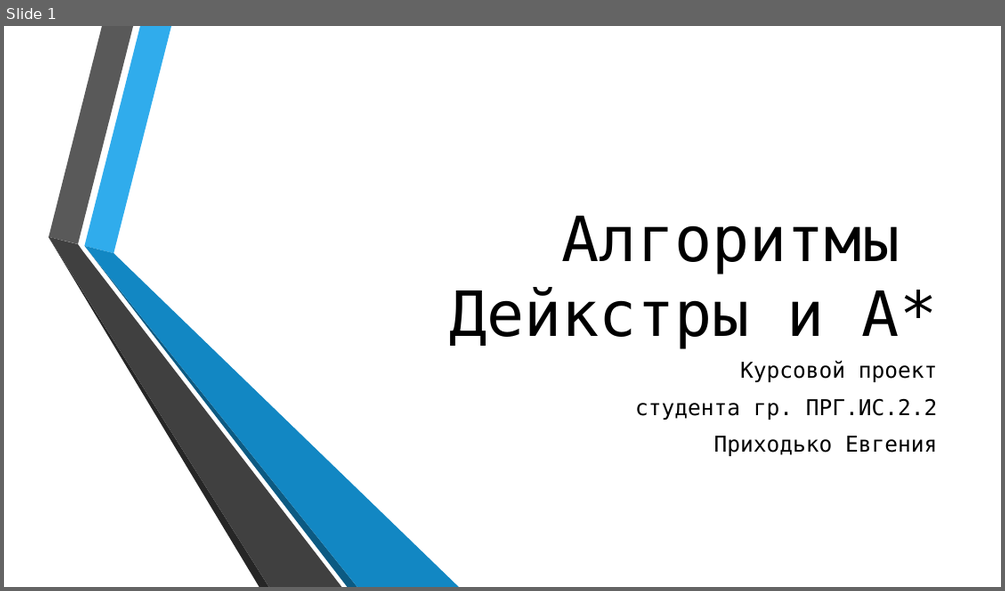
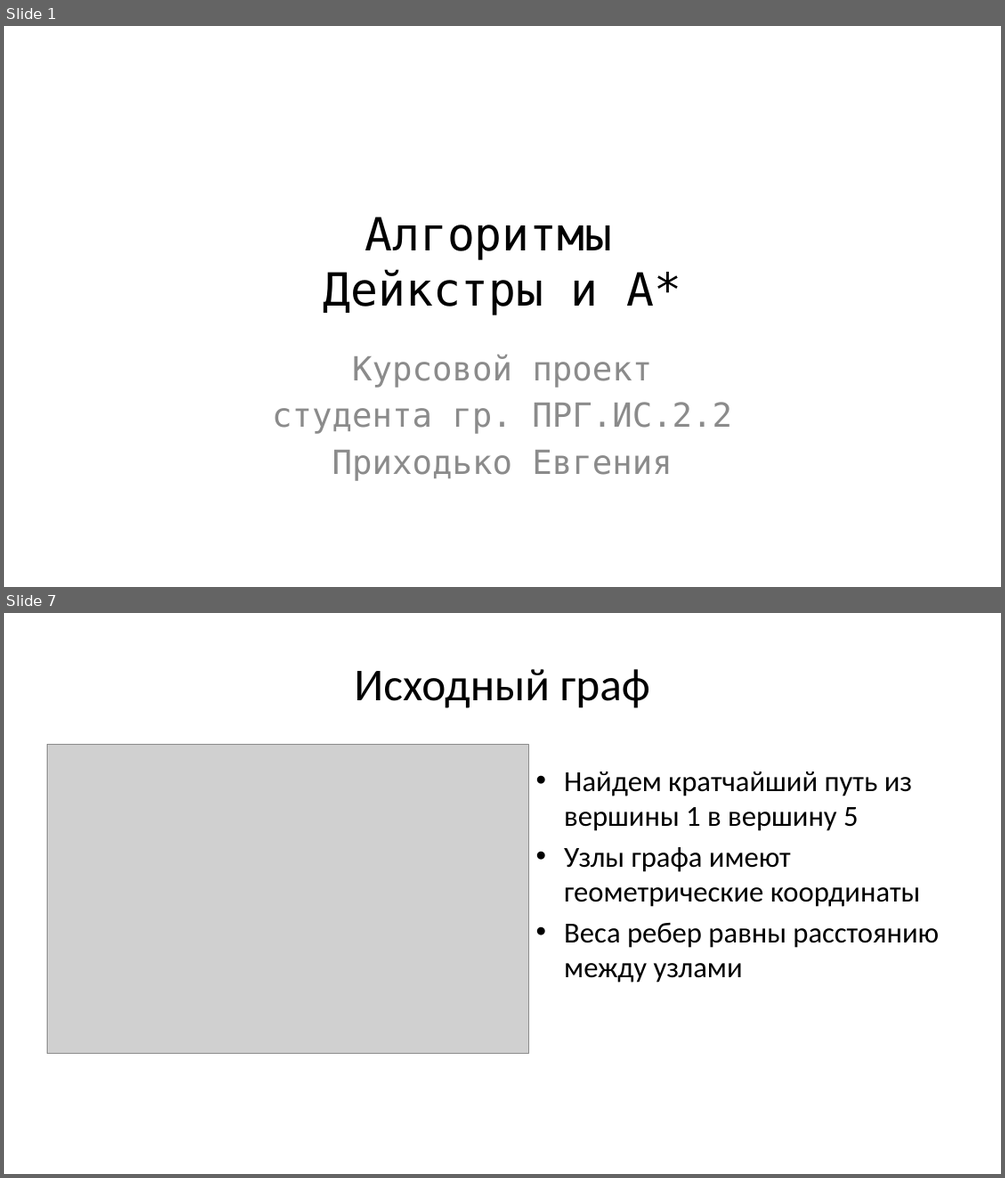
Before and after one commit to Fck-r-sns/Dijkstra-vs-AStar, a slide deck: Презентация.pptx. Shown one above the other, each under a label of ours: slide 1 before the commit, slides 1 and 7 after it; the slides between them are not shown. The pictures are 1005x591 and 1005x1178 pixels, drawn with LibreOffice and Linux fonts; fonts in the diff are those of the drawing; grey boxes stand for pictures; background and template pictures are left out. Boxes give left, top, right and bottom in pixels: in the first picture for what was removed or moved away, otherwise in the second. Text is boxed around its words. In the diff, an @@ line names an element or a change of style, - is before the commit and + after.

```diff
--- a/Презентация.pptx
+++ b/Презентация.pptx
@@ slide 7 added at box(4, 613, 1001, 1174), background #FFFFFF @@
@@ title added at box(354, 669, 650, 708), 44 pt, text #000000 @@
+Исходный граф
@@ picture added at box(48, 744, 528, 1054) @@
@@ text added at box(564, 771, 938, 982), 28 pt, text #000000 @@
+• Найдем кратчайший путь из вершины 1 в вершину 5
+• Узлы графа имеют геометрические координаты
+• Веса ребер равны расстоянию между узлами
@@ slide 1 changed as well @@
@@ title "Алгоритмы Дейкстры и A*": place and size @@
-title "Алгоритмы Дейкстры и A*" at box(449, 216, 937, 349)
+title "Алгоритмы Дейкстры и A*" at box(324, 216, 681, 315)
@@ title "Алгоритмы Дейкстры и A*" at box(324, 216, 681, 315): size 60 to 44 pt; alignment right to centre; vertical alignment bottom to middle @@
@@ group removed at box(48, 26, 460, 587): 6 freeform shapes @@
@@ subtitle "Курсовой проект": place and size @@
-subtitle "Курсовой проект" at box(635, 360, 938, 456)
+subtitle "Курсовой проект" at box(272, 354, 732, 480)
@@ subtitle "Курсовой проект" at box(272, 354, 732, 480): size 21 to 32 pt, text colour #000000 to #8C8C8C; alignment right to centre; less space between paragraphs @@
```
Also in this commit, not shown: 27 other slides added, 1 slide removed, 16 other files.
